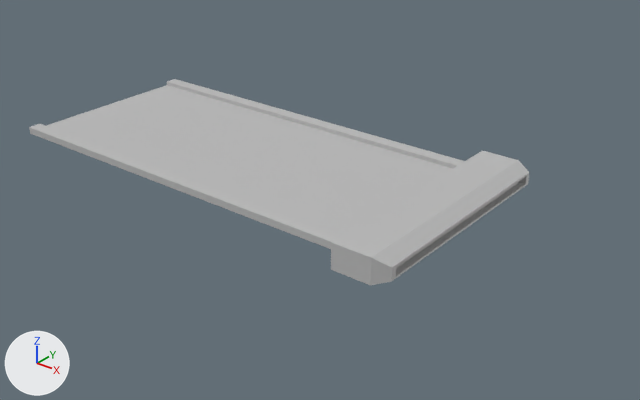
What one commit did to the FBX model Assets/3D/Asset déco/fbx/Pont.fbx.
Both versions are drawn from a 50 mm lens placed at (0.0618, -0.0562, 0.0336), pointed at (0.0054, 0.0143, -0.0101). The lights are fixed; the arrows at lower left show +X, +Y and +Z. The first picture is the older version. Where no turn or scale is listed for an object, it has been applied to the vertices.
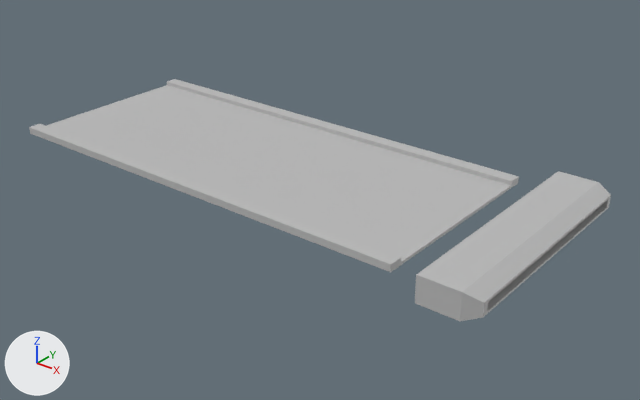
The newer file is also turned or shifted as a whole; pictures and numbers use the older file's frame.

Location of each change, (x1, y1, x2, y2) in pixels of the pictures (640 x 400 px):
'pCube41', moved
    before: (331, 150, 529, 285)
    after: (415, 171, 611, 321)

What the commit changed:
me_mesh is used by ob_pcube41; location (0.02137, 0.01361, -0.00645).
me_mesh had 20 vertices, 18 faces and spanned x -0.0031..0.0031, y -0.0138..0.0138, z -0.0014..0.0014.
me_mesh now has 20 vertices, 18 faces and spans x 0.0061..0.0123, y -0.0138..0.0138, z -0.0014..0.0014.
me_mesh part 1: the whole mesh is moved by (0.0092, 0.0, 0.0).
